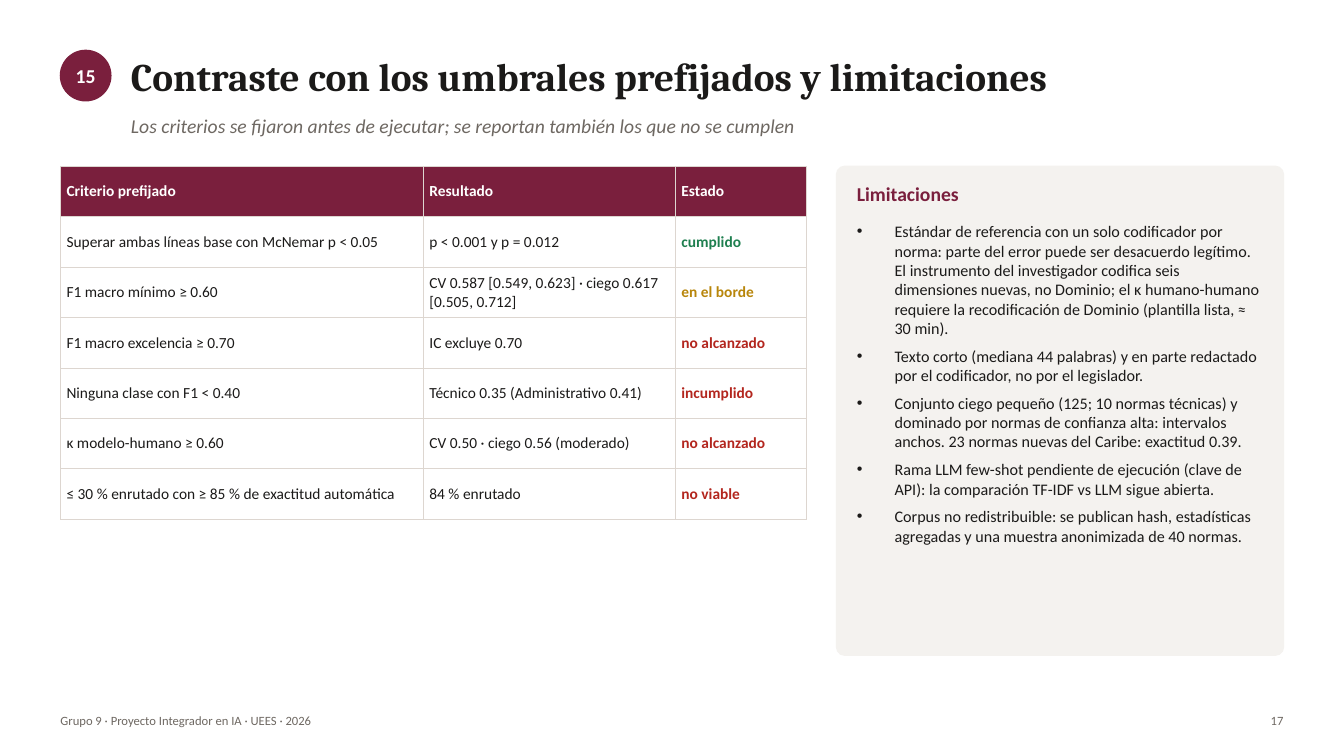
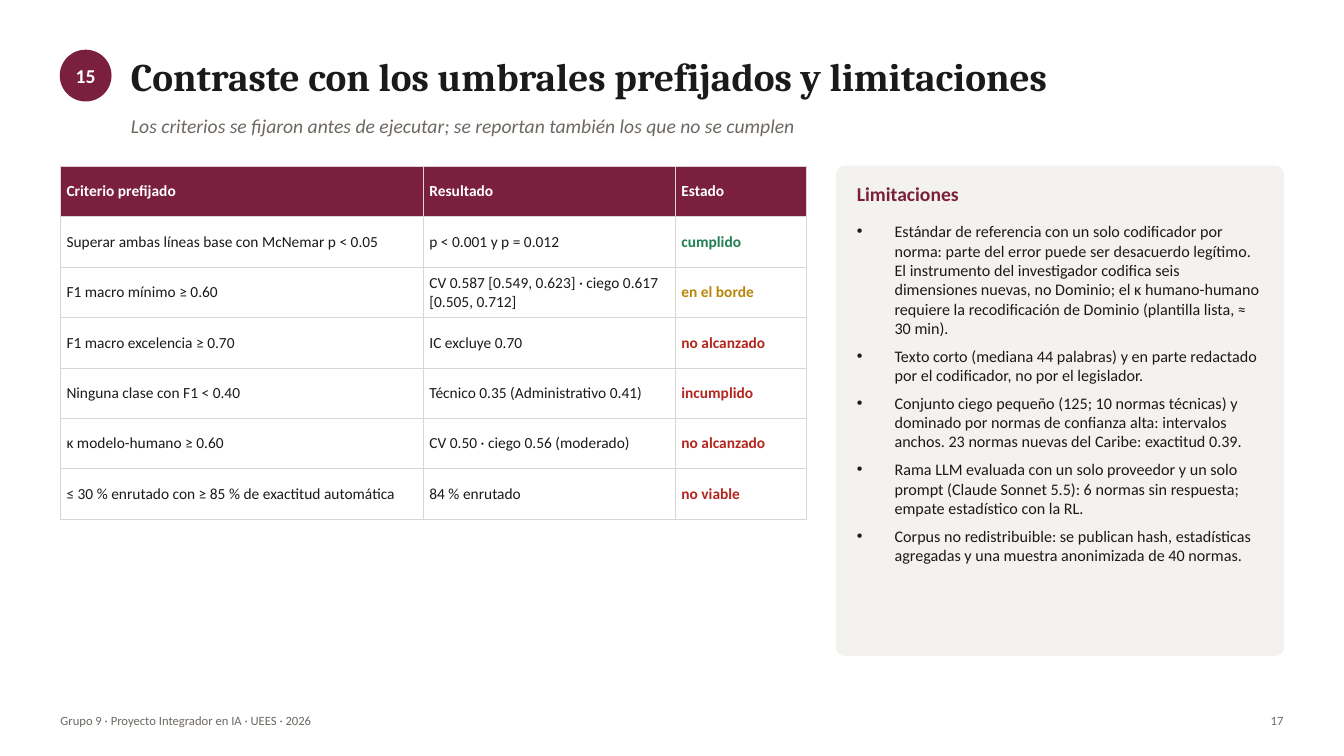
Before and after one commit to jorgemaldonadom-cmd/genial-clasificador-normativa, a slide deck: slide 17 of results/reports/presentacion_final/Grupo_9_Presentacion_Final.pptx. Drawn at 1344x756 pixels with LibreOffice and Linux fonts; fonts in the diff are those of the drawing. Boxes give left, top, right and bottom in pixels: in the first picture for what was removed or moved away, otherwise in the second. Text is boxed around its words. In the diff, an @@ line names an element or a change of style, - is before the commit and + after.

```diff
--- a/results/reports/presentacion_final/Grupo_9_Presentacion_Final.pptx
+++ b/results/reports/presentacion_final/Grupo_9_Presentacion_Final.pptx
@@ text at (895,463,1239,517): text changed @@
-• Rama LLM few-shot pendiente de ejecución (clave de API): la comparación TF-IDF vs LLM sigue abierta.
+• Rama LLM evaluada con un solo proveedor y un solo prompt (Claude Sonnet 5.5): 6 normas sin respuesta; empate estadístico con la RL.
```
Also in this commit, not shown: 2 other slides changed, 25 other files.
